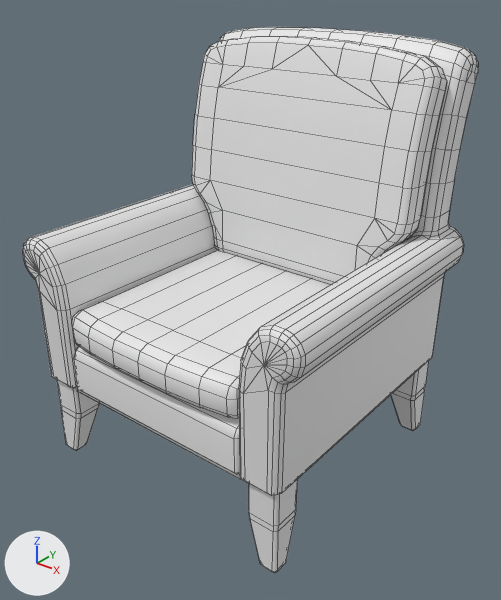
The FBX model Assets/Models/LCAD Models/FBX_Chair_2.fbx, before and after one commit.
Before and after are seen from a 50 mm lens placed at (1.24, -1.529, 1.477), pointed at (0.028, -0.014, 0.538). The lights are fixed; the arrows at lower left show +X, +Y and +Z. Mesh edges are drawn as thin lines.
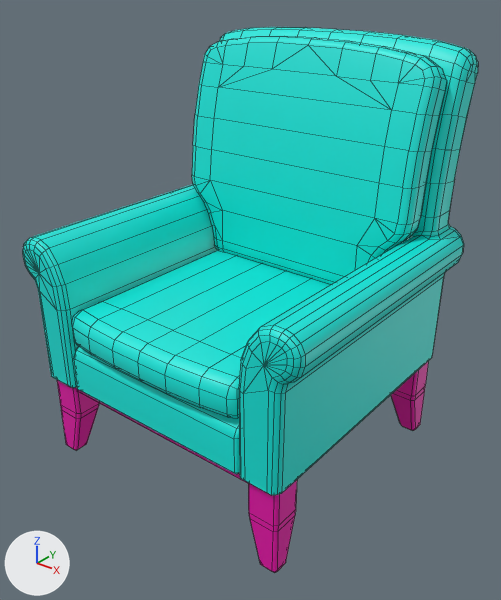
Changed parts and their boxes (x1, y1, x2, y2) in the pictures (501 x 600 px):
part 1 of me_cube_013, recoloured (white to cyan)
    both: (23, 27, 478, 495)
part 2 of me_cube_013, recoloured (grey to pink)
    both: (57, 361, 429, 573)

Diff of the bpy script that builds the scene:
```diff
--- a/Assets/Models/LCAD Models/FBX_Chair_2.fbx.py
+++ b/Assets/Models/LCAD Models/FBX_Chair_2.fbx.py
@@ mat_fabric @@
+mat_fabric = principled_material('Fabric')
+mat_fabric.base_color = (0.0, 0.8, 0.715)  # cyan #00e7dc
@@ mat_wood @@
+mat_wood = principled_material('Wood')
+mat_wood.base_color = (0.8, 0.0, 0.402)  # pink #e700aa
@@ me_cube_013 @@
 me_cube_013.from_pydata(...)  # 1044 vertices, 977 faces; spans x -0.512..0.512, y -0.464..0.524, z 0.0..1.291
 # used by ob_cube_018; location = (0.0, 0.0, 0.0)
+# me_cube_013 part 1: all 824 faces centred in x -0.511..0.511, y -0.464..0.521, z 0.279..1.288 switch from no material to mat_fabric (cyan #00e7dc)
+# me_cube_013 part 2: all 153 faces centred in x -0.447..0.447, y -0.432..0.432, z 0.0..0.275 switch from no material to mat_wood (pink #e700aa)
```
